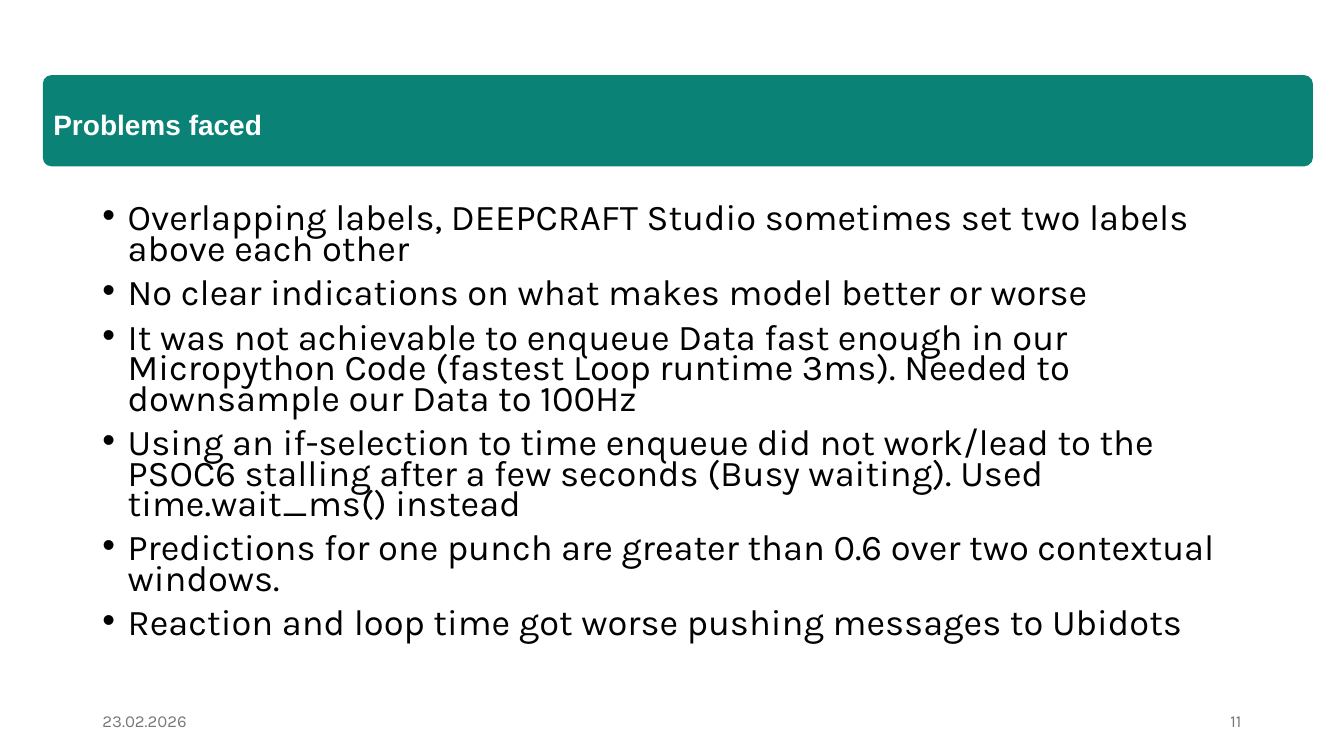
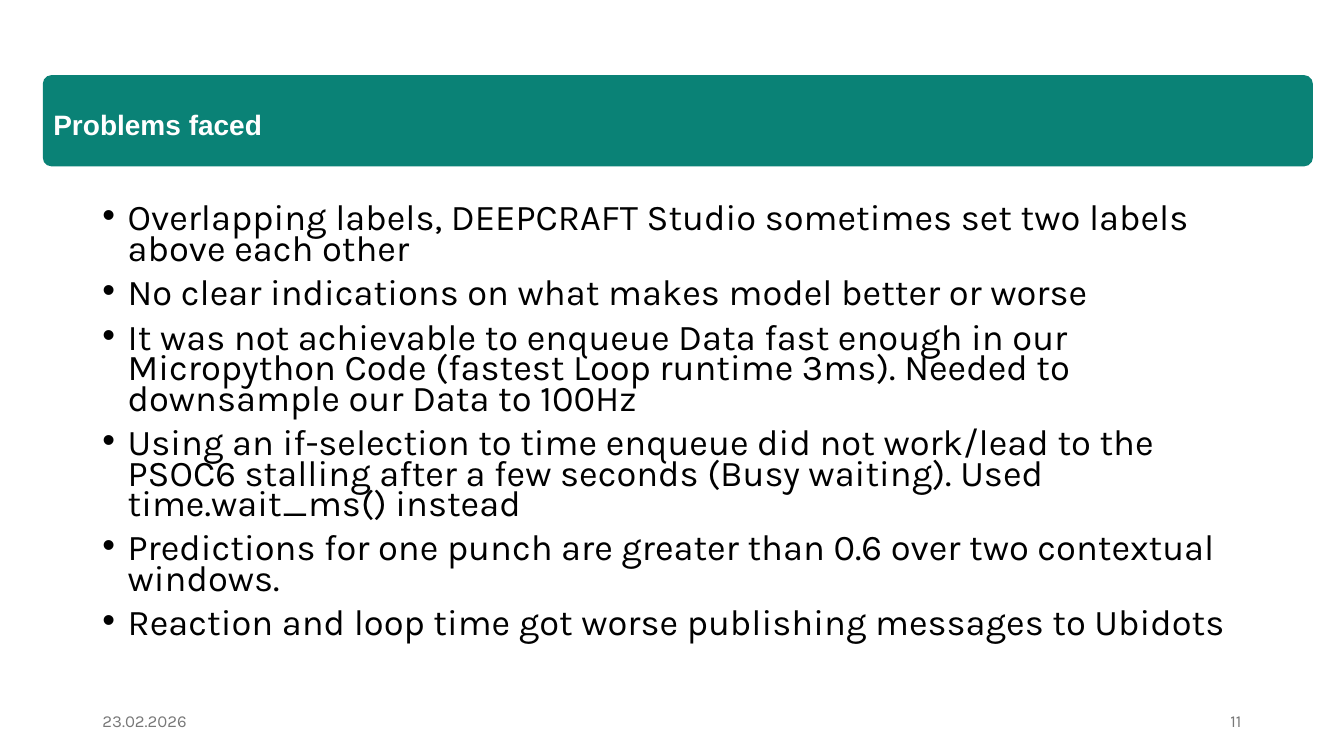
Before and after one commit to e12413440/micropython-hands-on-course, a slide deck: slide 11 of report/Präsentation_final.pptx. Drawn at 1344x756 pixels with LibreOffice and Linux fonts; fonts in the diff are those of the drawing. Boxes give left, top, right and bottom in pixels: in the first picture for what was removed or moved away, otherwise in the second. Text is boxed around its words. In the diff, an @@ line names an element or a change of style, - is before the commit and + after.

```diff
--- a/report/Präsentation_final.pptx
+++ b/report/Präsentation_final.pptx
@@ text at box(128, 610, 1224, 644): text changed @@
-• Reaction and loop time got worse pushing messages to Ubidots
+• Reaction and loop time got worse publishing messages to Ubidots
```
Also in this commit, not shown: 4 other slides changed.
